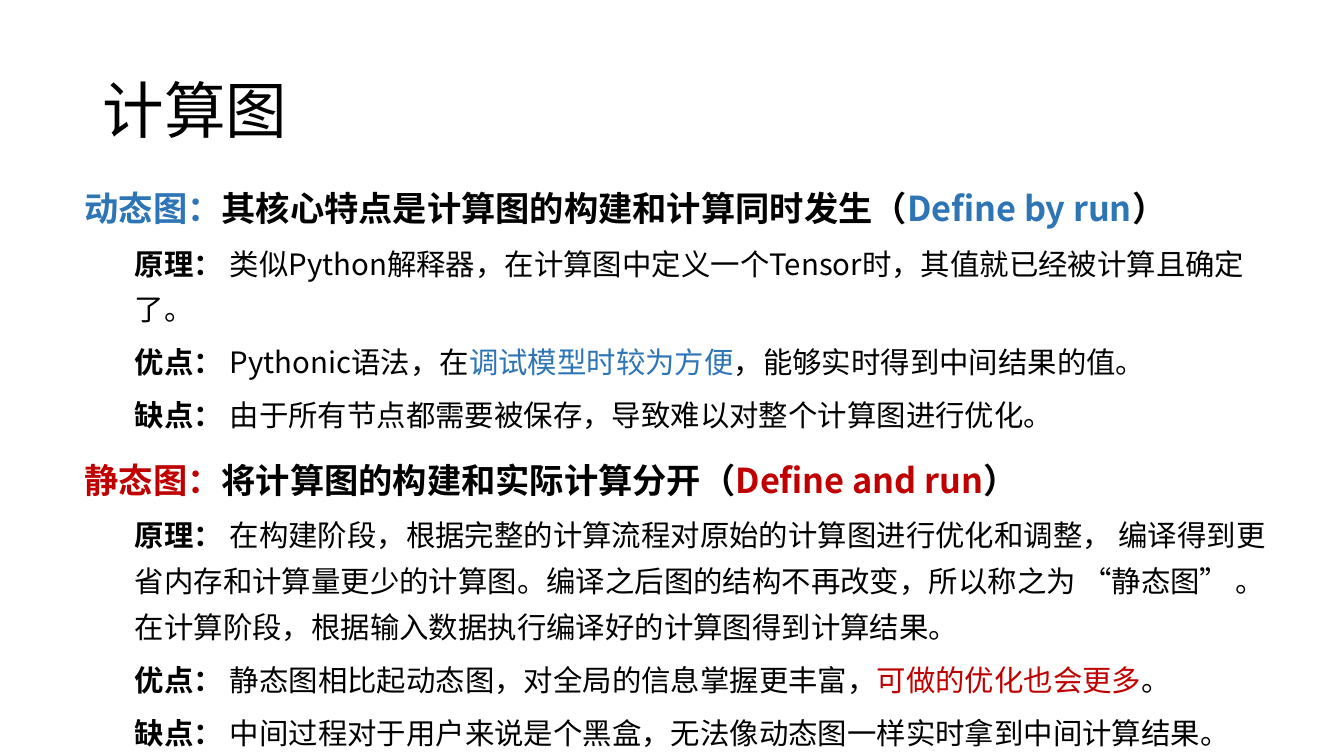
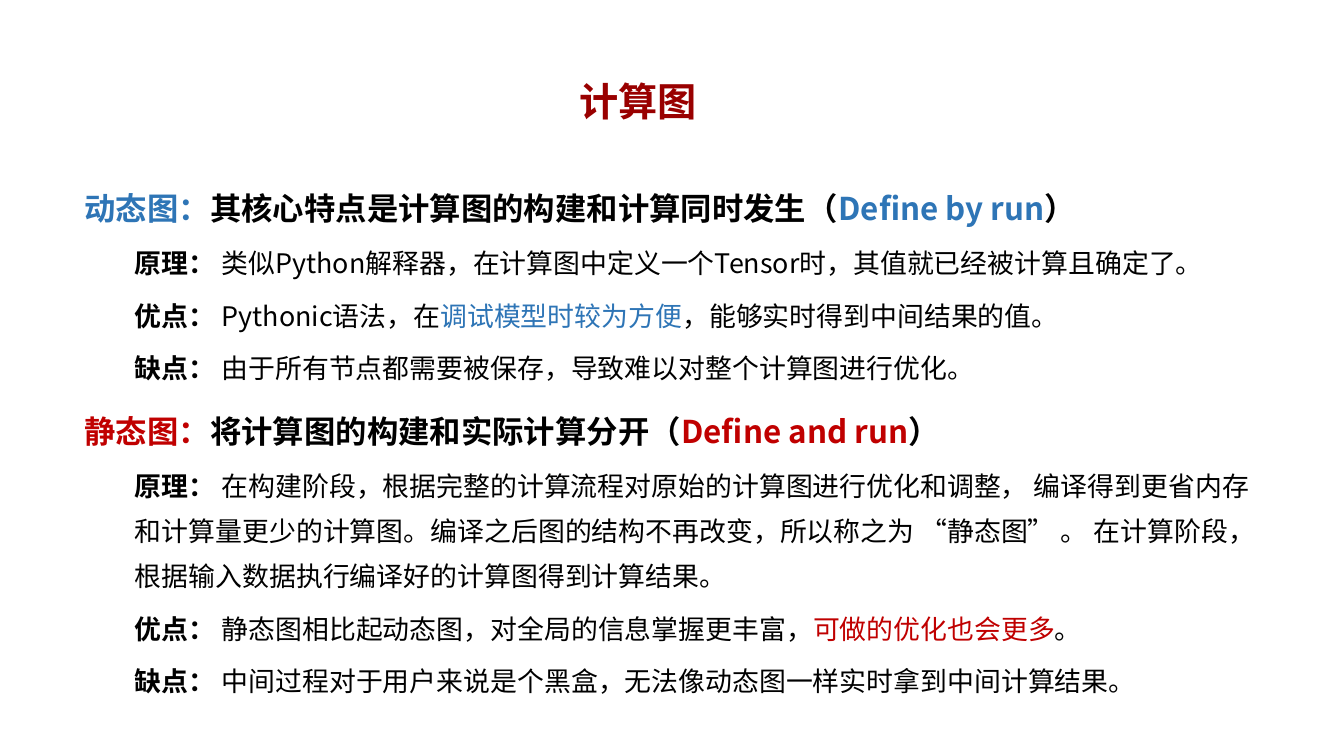
Before and after one commit to mindspore-courses/CradleOfAI, a slide deck: slide 19 of MindSpore做深度学习训练.pptx (slide 16 before the commit). Drawn at 1344x756 pixels with LibreOffice and Linux fonts; fonts in the diff are those of the drawing; background and template pictures are left out. Boxes give left, top, right and bottom in pixels: in the first picture for what was removed or moved away, otherwise in the second. Text is boxed around its words. In the diff, an @@ line names an element or a change of style, - is before the commit and + after.

```diff
--- a/MindSpore做深度学习训练.pptx
+++ b/MindSpore做深度学习训练.pptx
@@ title "计算图" moved from (x1=102, y1=81, x2=287, y2=138) to (x1=580, y1=82, x2=697, y2=120) @@
@@ title "计算图" at (x1=580, y1=82, x2=697, y2=120): size 44 to 28 pt, text colour #000000 to #990000, bold on; alignment left to centre; more space between paragraphs @@
@@ text "动态图：其核心特点是计算图的构建和计算同时发生（Define by run）" at (x1=85, y1=193, x2=1255, y2=694): size 24.5 to 22.4 pt in "动态图：其核心特点是计算图的构建和计算同时发生（Define by run）", "静态图：将计算图的构建和实际计算分开（Define and run）"; size 21 to 19.2 pt in "原理： 类似Python解释器，在计算图中定义一个Tensor时，其值就已经被计算且确定了。", "优点： Pythonic语法，在调试模型时较为方便，能够实时得到中间结果的值。", "缺点： 由于所有节点都需要被保存，导致难以对整个计算图进行优化。", "原理： 在构建阶段，根据完整的计算流程对原始的计算图进行优化和调整， 编译得到更省内存和计算量更少的计算图。编译之后图的 ..." and 2 more places; line spacing 1.3 to 1.4 @@
```
Also in this commit, not shown: 22 other slides changed, 4 slides added, 2 slides removed, 28 other files.
